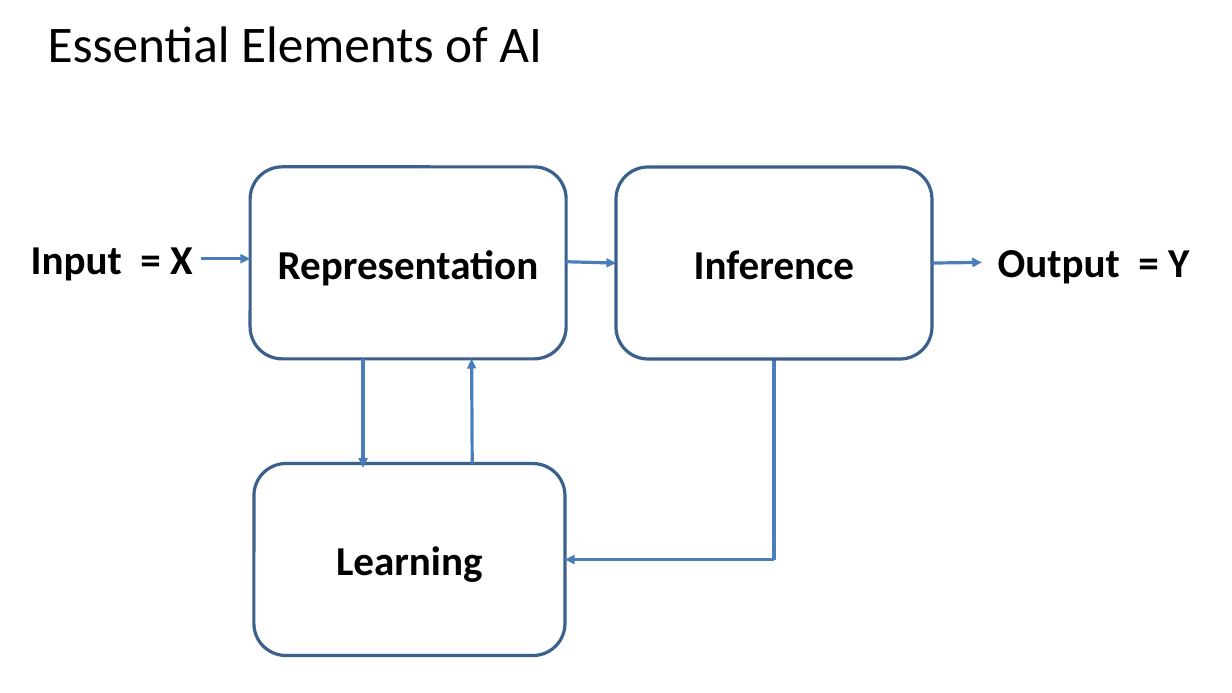
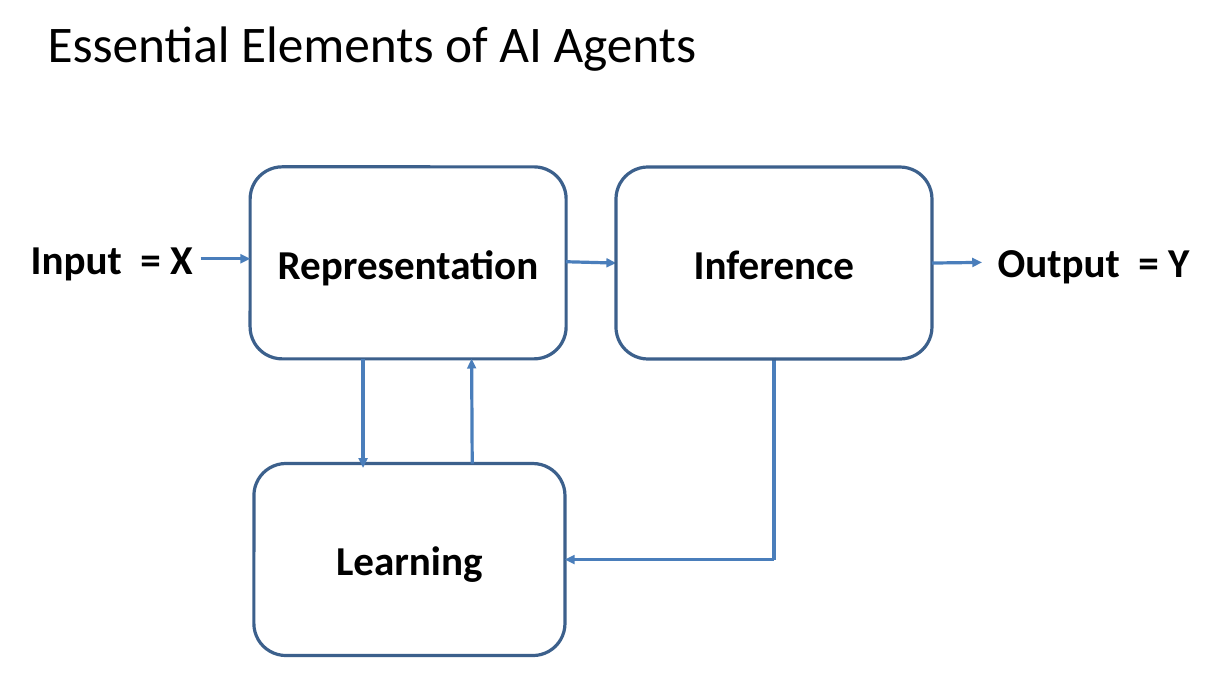
Before and after one commit to StephenElston/CSCI-E25, a slide deck: slide 4 of Slides/5_BuildingBlocksOfDeepLearning.pptx. Drawn at 1232x693 pixels with LibreOffice and Linux fonts; fonts in the diff are those of the drawing. Boxes give left, top, right and bottom in pixels: in the first picture for what was removed or moved away, otherwise in the second. Text is boxed around its words. In the diff, an @@ line names an element or a change of style, - is before the commit and + after.

```diff
--- a/Slides/5_BuildingBlocksOfDeepLearning.pptx
+++ b/Slides/5_BuildingBlocksOfDeepLearning.pptx
@@ title at [48,26,697,71]: text changed @@
-Essential Elements of AI
+Essential Elements of AI Agents
```
Also in this commit, not shown: 2 slides added.
